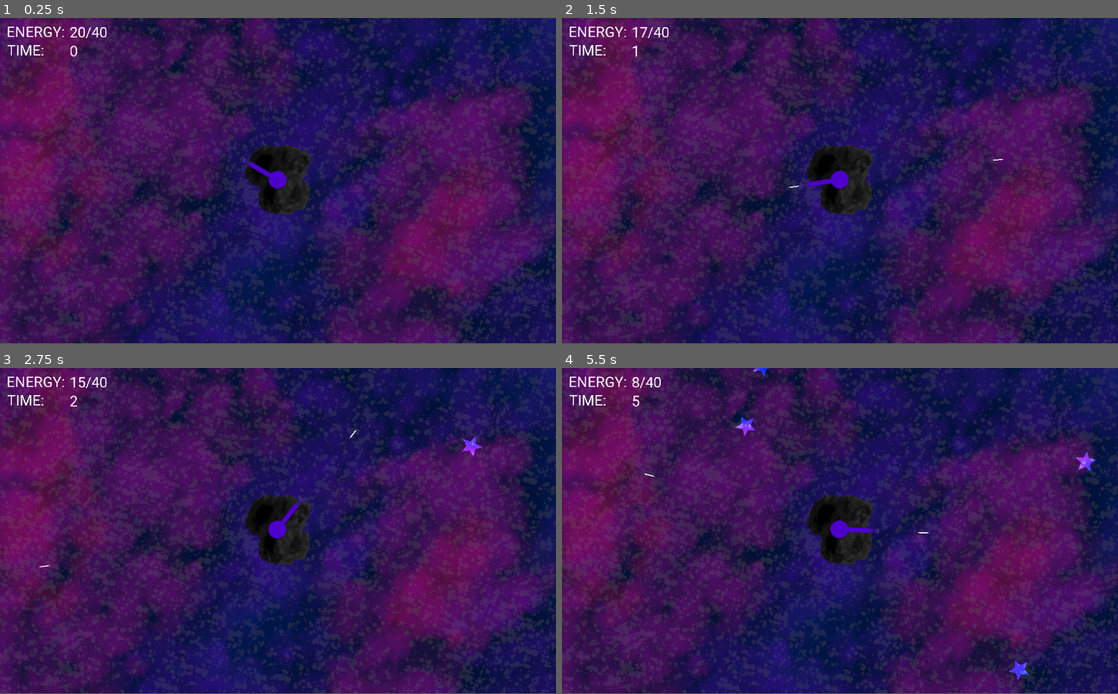
Above: before the commit, frames 1-4 (two rows, left to right).
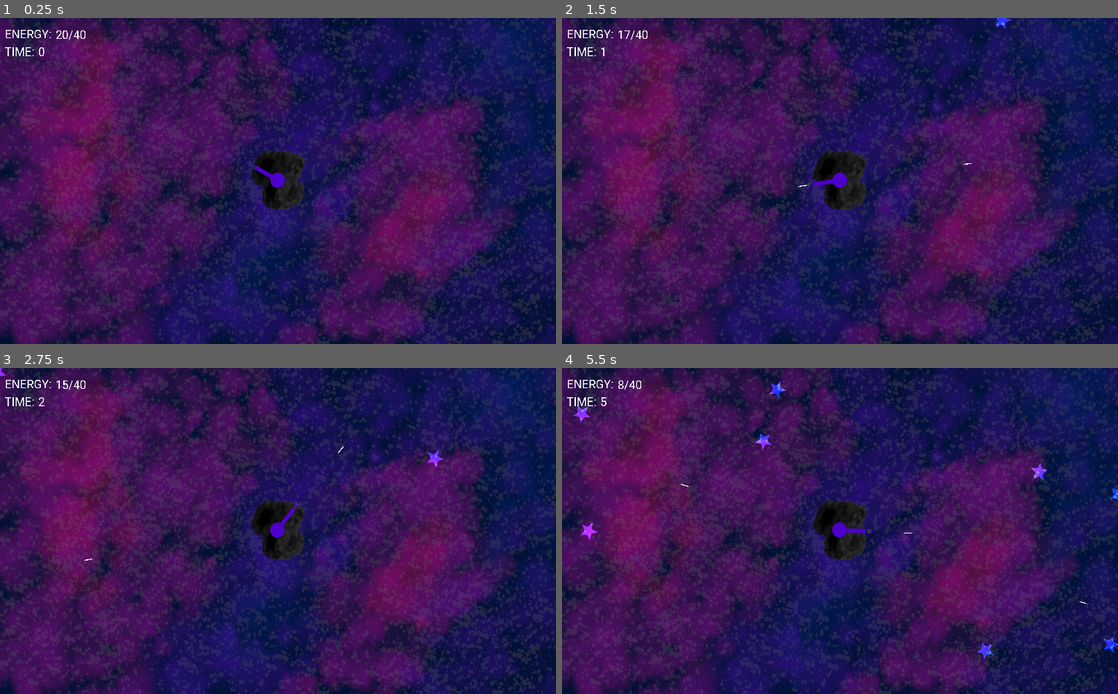
Above: after the commit, the same moments.

Repository: Aroweeri/star_shooter
Game: Godot game, scene res://Node2D.tscn
Same seed, same stepped clock (60 frames per second), same inputs: the game is played once before the commit and once after it.
Inputs (mouse positions are in pixels of both pictures, inside the frame that each line leads up to):
- Up to frame 1 (0.25 s): no input
- Up to frame 2 (1.5 s): tap Enter at 0.5 s; move the mouse to (962, 164) at 0.52 s; click (962, 164) at 0.67 s; move the mouse to (728, 197) at 1.27 s; click (728, 197) at 1.42 s
- Up to frame 3 (2.75 s): move the mouse to (333, 459) at 2.02 s; click (333, 459) at 2.17 s
- Up to frame 4 (5.5 s): move the mouse to (812, 596) at 2.77 s; click (812, 596) at 2.92 s; move the mouse to (1006, 579) at 3.52 s; click (1006, 579) at 3.67 s; move the mouse to (673, 482) at 4.27 s; click (673, 482) at 4.42 s; move the mouse to (867, 531) at 5.02 s; click (867, 531) at 5.17 s
In our replay, the window is 800x468 before the commit and 800x469 after it. These sizes can differ from the game's own. Grey fills any space a smaller window leaves; there, only what the larger window draws over its background counts as a difference.

The runs differ from the first frame. In frame 1, 34% of the frame differs, in the area x 0-100%, y 0-100%; in frame 2, 34%; in frame 3, 34%; in frame 4, 34%.

Commit message:
Make play area bigger, make game scale on resize

Diff:
--- a/star_shooter/Node2D.tscn
+++ b/star_shooter/Node2D.tscn
@@ -20,6 +20,7 @@
 font_data = ExtResource( 7 )
 
 [node name="world" type="Node2D"]
+position = Vector2( 3828.9, 1517.97 )
 script = ExtResource( 1 )
 
 [node name="background" type="Sprite" parent="."]
@@ -30,7 +31,7 @@
 position = Vector2( 1.58661, 3.1734 )
 scale = Vector2( 2, 2 )
 current = true
-zoom = Vector2( 1.5, 1.5 )
+zoom = Vector2( 1.85, 1.75 )
 
 [node name="asteroid" type="Sprite" parent="."]
 scale = Vector2( 0.4, 0.4 )
@@ -112,34 +113,34 @@
 position = Vector2( -1066.63, 1405.05 )
 
 [node name="energyLabel" type="Label" parent="."]
-margin_left = -747.744
-margin_top = -432.478
-margin_right = -558.744
-margin_bottom = -352.478
+margin_left = -928.614
+margin_top = -493.233
+margin_right = -739.614
+margin_bottom = -413.233
 custom_fonts/font = SubResource( 2 )
 text = "ENERGY:"
 
 [node name="energy" type="Label" parent="."]
-margin_left = -574.0
-margin_top = -431.0
-margin_right = -48.0
-margin_bottom = -351.0
+margin_left = -756.266
+margin_top = -491.057
+margin_right = -230.266
+margin_bottom = -411.057
 custom_fonts/font = SubResource( 2 )
 text = "0"
 
 [node name="timeLabel" type="Label" parent="."]
-margin_left = -746.571
-margin_top = -380.801
-margin_right = -643.571
-margin_bottom = -332.801
+margin_left = -930.234
+margin_top = -435.97
+margin_right = -827.234
+margin_bottom = -387.97
 custom_fonts/font = SubResource( 3 )
 text = "TIME:"
 
 [node name="time" type="Label" parent="."]
-margin_left = -574.0
-margin_top = -379.0
-margin_right = -66.0
-margin_bottom = -280.0
+margin_left = -814.927
+margin_top = -435.565
+margin_right = -306.927
+margin_bottom = -336.565
 custom_fonts/font = SubResource( 3 )
 text = "0
 "
--- a/star_shooter/gun.gd
+++ b/star_shooter/gun.gd
@@ -24,7 +24,7 @@
 			var bulletscene = load("res://KinematicBody2D_bullet.tscn")
 			var bullet = bulletscene.instance()
 			bullet.rotation = global_rotation
-			bullet.position = get_parent().get_node("muzzle").global_position
+			bullet.position = get_parent().get_node("muzzle").position.rotated(get_parent().get_node("muzzle").global_rotation)
 			bullet.set_velocity(Vector2(7,0).rotated(global_rotation))
 			bullet.connect("starDestroyed", self, "_starDestroyed")
 			emit_signal("removeEnergy")
--- a/star_shooter/project.godot
+++ b/star_shooter/project.godot
@@ -23,6 +23,10 @@
 
 global="*res://global.gd"
 
+[display]
+
+window/stretch/mode="2d"
+
 [rendering]
 
 environment/default_environment="res://default_env.tres"
--- a/star_shooter/world.gd
+++ b/star_shooter/world.gd
@@ -47,7 +47,10 @@
 	if(energy == 0):
 		global.time = time
 		global.hits = hits
-		global.accuracy = stepify(float(hits)/float(bulletsShot)*100, 0.01)
+		if(hits == 0):
+			global.accuracy = 0
+		else:
+			global.accuracy = stepify(float(hits)/float(bulletsShot)*100, 0.01)
 		get_tree().change_scene("res://game_over.tscn")
 		var root = get_tree().get_root()
 		var level = root.get_node("world")
@@ -81,7 +84,7 @@
 		var angleAdjustment = rng.randf_range(0.25,0.7)
 		if rng.randi_range(1,2) == 1:
 			angleAdjustment *= -1
-		newStar.velocity = Vector2(cos(newStar.position.direction_to(self.position).angle() + angleAdjustment), sin(newStar.position.direction_to(self.position).angle() + angleAdjustment))
+		newStar.velocity = Vector2(cos(newStar.position.direction_to(Vector2(0,0)).angle() + angleAdjustment), sin(newStar.position.direction_to(Vector2(0,0)).angle() + angleAdjustment))
 		newStar.velocity *= rng.randf_range(1,4) + difficulty
 		newStar.connect("collidedWithBullet", self, "_addEnergy")
 
